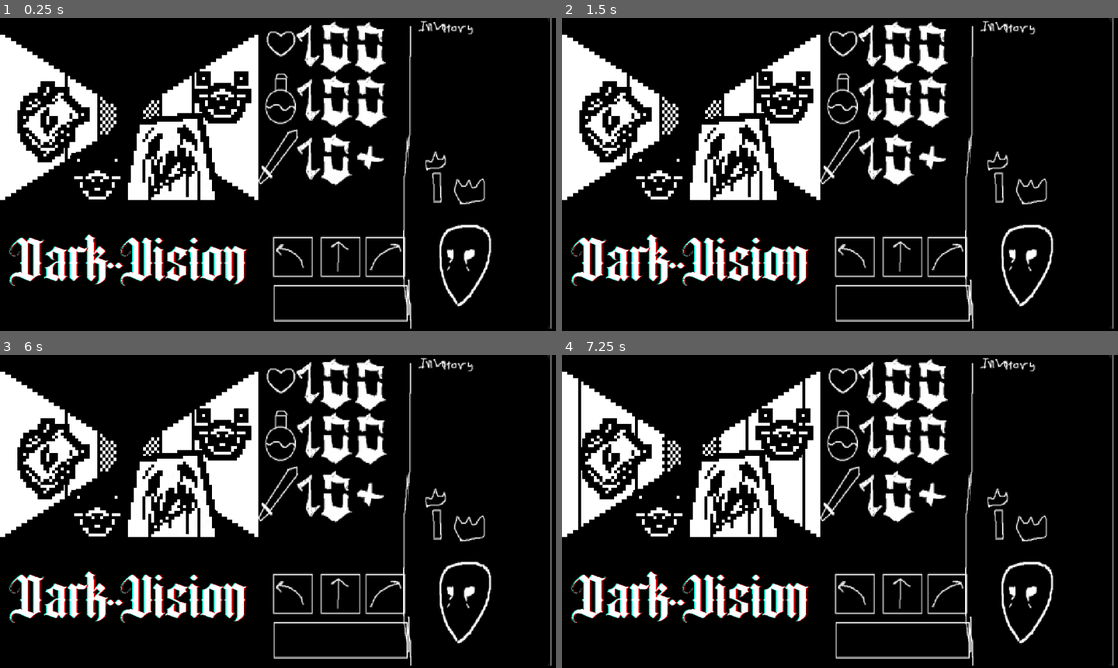
Above: before the commit, frames 1-4 (two rows, left to right).
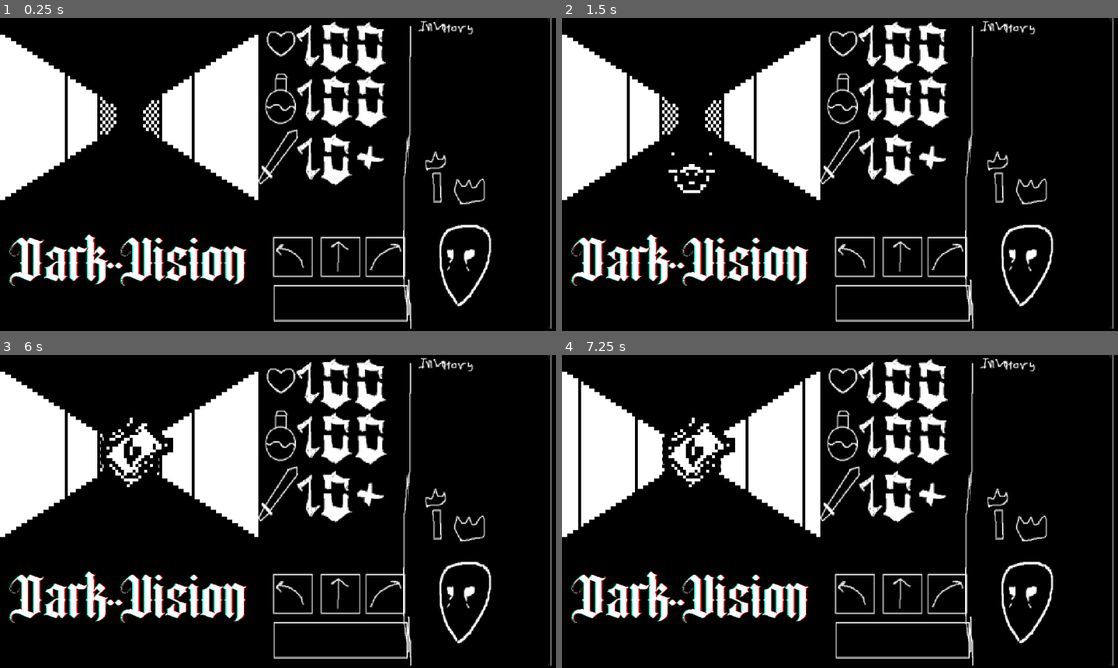
Above: after the commit, the same moments.

Repository: tjpalmer/darkvision
Game: Godot game, scene res://game.tscn
Two runs of this game, one before a commit and one after it. Both use one fixed random seed, a clock stepped at 60 frames per second and the inputs below.
Inputs:
- Up to frame 1 (0.25 s): no input
- Up to frame 2 (1.5 s): tap Enter at 0.5 s; hold W (move_forward) 0.53-1.28 s
- Up to frame 3 (6 s): hold W (move_forward) 2.03-3.53 s; tap Space at 2.75, 4.25, 5.75 s; tap Enter at 3.5, 5 s; hold W (move_forward) from 5.78 s (still down)
- Up to frame 4 (7.25 s): keep holding W (move_forward)

The runs differ from the first frame. In frame 1, 5.5% of the frame differs, in the area x 3-46%, y 16-59%; in frame 2, 5.6%; in frame 3, 6.4%; in frame 4, 6.3%.

Commit message:
Spawn enemies poorly

Diff:
--- a/game.gd
+++ b/game.gd
@@ -24,8 +24,15 @@
 	"pov_forward_to_exit"       # 7
 ]
 
+const ENEMIES: Array[PackedScene] = [
+	preload("res://scenes/enemies/eye.tscn"),
+	preload("res://scenes/enemies/rat.tscn"),
+	preload("res://scenes/enemies/slime.tscn"),
+]
+
 var game_won: bool = false
 var current_cell: int = 0
+var current_enemy: Enemy = null
 var cell_array: Array[int] = []
 
 var is_moving: bool = false
@@ -51,6 +58,7 @@
 	pov_sprite.stop()
 	is_moving = false
 
+
 ####################
 # BEGIN MOVEMENT SECTION #
 ####################
@@ -61,7 +69,7 @@
 	current_action = "forward"
 	is_moving = true
 	# Use the precomputed path for forward:
-	pov_sprite.play()
+	_advance()
 
 
 func _do_turn_left() -> void:
@@ -76,7 +84,7 @@
 	# Just play the left-turn A animation directly.
 	pov_sprite.animation = SPRITE_ANIMS[CellSpriteId.FORWARD_TO_LEFT_A]
 	pov_sprite.frame = 0
-	pov_sprite.play()
+	_advance()
 
 
 func _do_turn_right() -> void:
@@ -91,7 +99,7 @@
 	# Just play the right-turn A animation directly.
 	pov_sprite.animation = SPRITE_ANIMS[CellSpriteId.FORWARD_TO_RIGHT_A]
 	pov_sprite.frame = 0
-	pov_sprite.play()
+	_advance()
 
 
 func _unhandled_input(event: InputEvent) -> void:
@@ -107,6 +115,46 @@
 ####################
 # END MOVEMENT SECTION #
 ####################
+
+
+func _advance():
+	pov_sprite.play()
+	_choose_enemy()
+
+
+func _choose_enemy() -> void:
+	# Remove current. TODO Already dead before we get here?
+	if current_enemy != null:
+		remove_child(current_enemy)
+		current_enemy.queue_free()
+		current_enemy = null
+	# Spawn enemies only when non-congested.
+	match pov_sprite.animation:
+		"pov_forward_to_forward", \
+		"pov_forward_to_left_A", \
+		"pov_forward_to_right_A":
+			pass
+		_:
+			return
+	# Spawn enemy.
+	var enemy_scene := ENEMIES.pick_random() as PackedScene
+	current_enemy = enemy_scene.instantiate() as Enemy
+	current_enemy.scale = Vector2(5, 5)
+	var pov_size := _animated_sprite_size(pov_sprite)
+	current_enemy.position = pov_size * current_enemy.start_pos
+	add_child(current_enemy)
+
+
+func _animated_sprite_size(sprite: AnimatedSprite2D) -> Vector2:
+	return sprite.sprite_frames.get_frame_texture(
+		sprite.animation,
+		sprite.frame,
+	).get_size() * sprite.scale
+
+
+# func _on_animated_sprite_2d_frame_changed():
+#     var current_frame = $AnimatedSprite2D.frame
+#     print("Now on frame: ", current_frame)
 
 
 func _on_pov_sprite_animation_finished() -> void:
@@ -121,7 +169,7 @@
 			else:
 				var exit_anim := SPRITE_ANIMS[CellSpriteId.FORWARD_TO_EXIT]
 				pov_sprite.animation = exit_anim
-				pov_sprite.play()
+				_advance()
 				#pov_sprite.stop()
 				game_won = true
 				is_moving = false
--- a/game.tscn
+++ b/game.tscn
@@ -12,9 +12,6 @@
 [ext_resource type="Texture2D" uid="uid://dac4p8erluqq7" path="res://sprites/large/darkvision_logo.webp" id="10_iotsf"]
 [ext_resource type="Texture2D" uid="uid://baatnjkn0ndeb" path="res://sprites/large/inventory_ui.png" id="11_lc2xo"]
 [ext_resource type="Texture2D" uid="uid://ks37ykns8t11" path="res://sprites/large/move_health_ui.png" id="12_215e1"]
-[ext_resource type="PackedScene" uid="uid://u7yginhubc0" path="res://scenes/enemies/eye.tscn" id="13_lc2xo"]
-[ext_resource type="PackedScene" uid="uid://bt8fikqiqfr2t" path="res://scenes/enemies/rat.tscn" id="14_215e1"]
-[ext_resource type="PackedScene" uid="uid://oss6e52nl3i3" path="res://scenes/enemies/slime.tscn" id="15_7sc4i"]
 
 [sub_resource type="AtlasTexture" id="AtlasTexture_rvswv"]
 atlas = ExtResource("2_hve3p")
@@ -562,7 +559,7 @@
 position = Vector2(224, 171.37502)
 scale = Vector2(4.6666665, 5.9525857)
 sprite_frames = SubResource("SpriteFrames_vqo61")
-animation = &"pov_forward_to_exit"
+animation = &"pov_forward_to_left_A"
 
 [node name="DarkvisionLogo" type="Sprite2D" parent="." unique_id=2023971370]
 position = Vector2(224, 416.00003)
@@ -579,20 +576,4 @@
 scale = Vector2(1.5731708, 1.7757475)
 texture = ExtResource("12_215e1")
 
-[node name="Eye" parent="." unique_id=1198387090 instance=ExtResource("13_lc2xo")]
-position = Vector2(80.000015, 184)
-scale = Vector2(5, 5)
-
-[node name="Rat" parent="." unique_id=812035283 instance=ExtResource("14_215e1")]
-position = Vector2(168, 253)
-scale = Vector2(5, 5)
-
-[node name="Rat2" parent="." unique_id=1506567835 instance=ExtResource("14_215e1")]
-position = Vector2(384, 112)
-scale = Vector2(5, 5)
-
-[node name="Slime" parent="." unique_id=749546977 instance=ExtResource("15_7sc4i")]
-position = Vector2(296, 234.00002)
-scale = Vector2(5, 5)
-
 [connection signal="animation_finished" from="PovSprite" to="." method="_on_pov_sprite_animation_finished"]
--- a/project.godot
+++ b/project.godot
@@ -20,13 +20,13 @@
 window/size/viewport_width=960
 window/size/viewport_height=540
 window/stretch/mode="viewport"
-window/stretch/scale_mode="integer"
 
 [input]
 
 move_forward={
 "deadzone": 0.2,
 "events": [Object(InputEventKey,"resource_local_to_scene":false,"resource_name":"","device":-1,"window_id":0,"alt_press …(192 unchanged characters)…
+, Object(InputEventKey,"resource_local_to_scene":false,"resource_name":"","device":0,"window_id":0,"alt_pressed":false,"shift_pressed":false,"ctrl_pressed":false,"meta_pressed":false,"pressed":false,"keycode":0,"physical_keycode":4194320,"key_label":0,"unicode":0,"location":0,"echo":false,"script":null)
 ]
 }
 turn_left={
--- /dev/null
+++ b/scenes/enemies/rat.gd
@@ -0,0 +1,5 @@
+extends Enemy
+
+
+func _init() -> void:
+	start_pos.y = 0.7
--- a/scenes/enemies/rat.tscn
+++ b/scenes/enemies/rat.tscn
@@ -1,6 +1,6 @@
 [gd_scene format=3 uid="uid://bt8fikqiqfr2t"]
 
-[ext_resource type="Script" uid="uid://kt2p234piug0" path="res://scenes/enemy.gd" id="1_l3lpa"]
+[ext_resource type="Script" uid="uid://buoox8eijjjyf" path="res://scenes/enemies/rat.gd" id="1_l3lpa"]
 [ext_resource type="Shader" uid="uid://dlo20x06tncf7" path="res://scenes/floater.gdshader" id="2_orb1r"]
 [ext_resource type="Texture2D" uid="uid://led0ejptuqum" path="res://sprites/enemies/rat.webp" id="3_l3lpa"]
 
--- a/scenes/enemy.gd
+++ b/scenes/enemy.gd
@@ -1,5 +1,8 @@
 extends Node2D
 class_name Enemy
+
+
+var start_pos := Vector2(0.5, 0.5)
 
 
 # Called when the node enters the scene tree for the first time.
Not shown, added: scenes/enemies/rat.gd.uid
